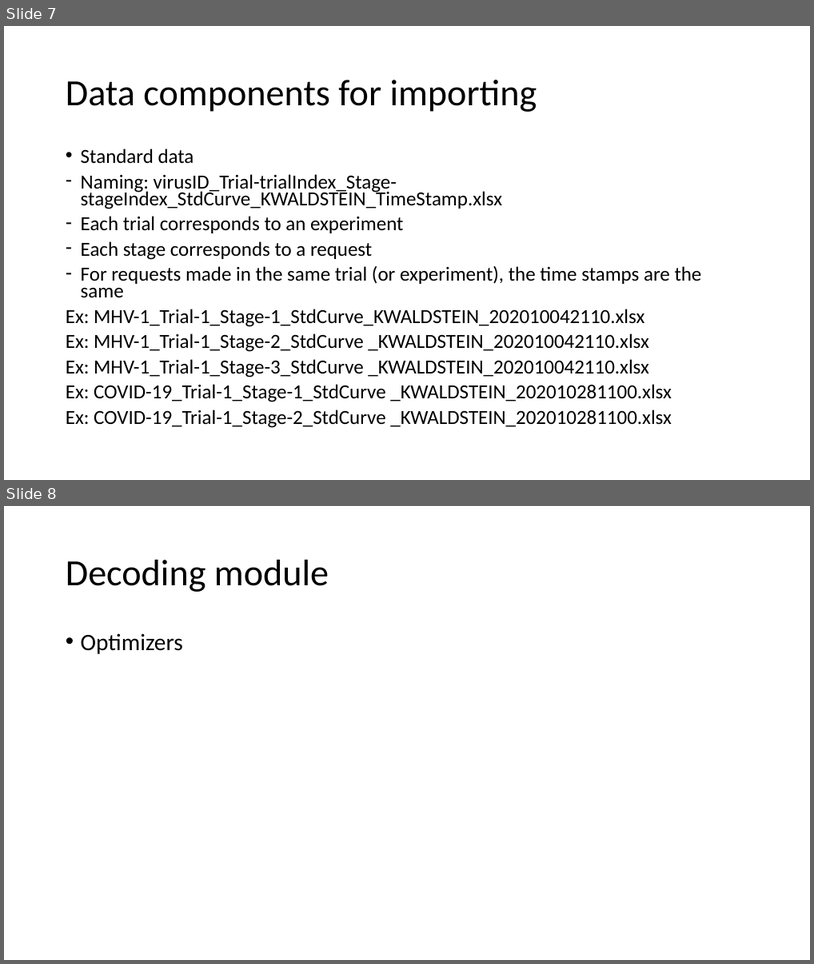
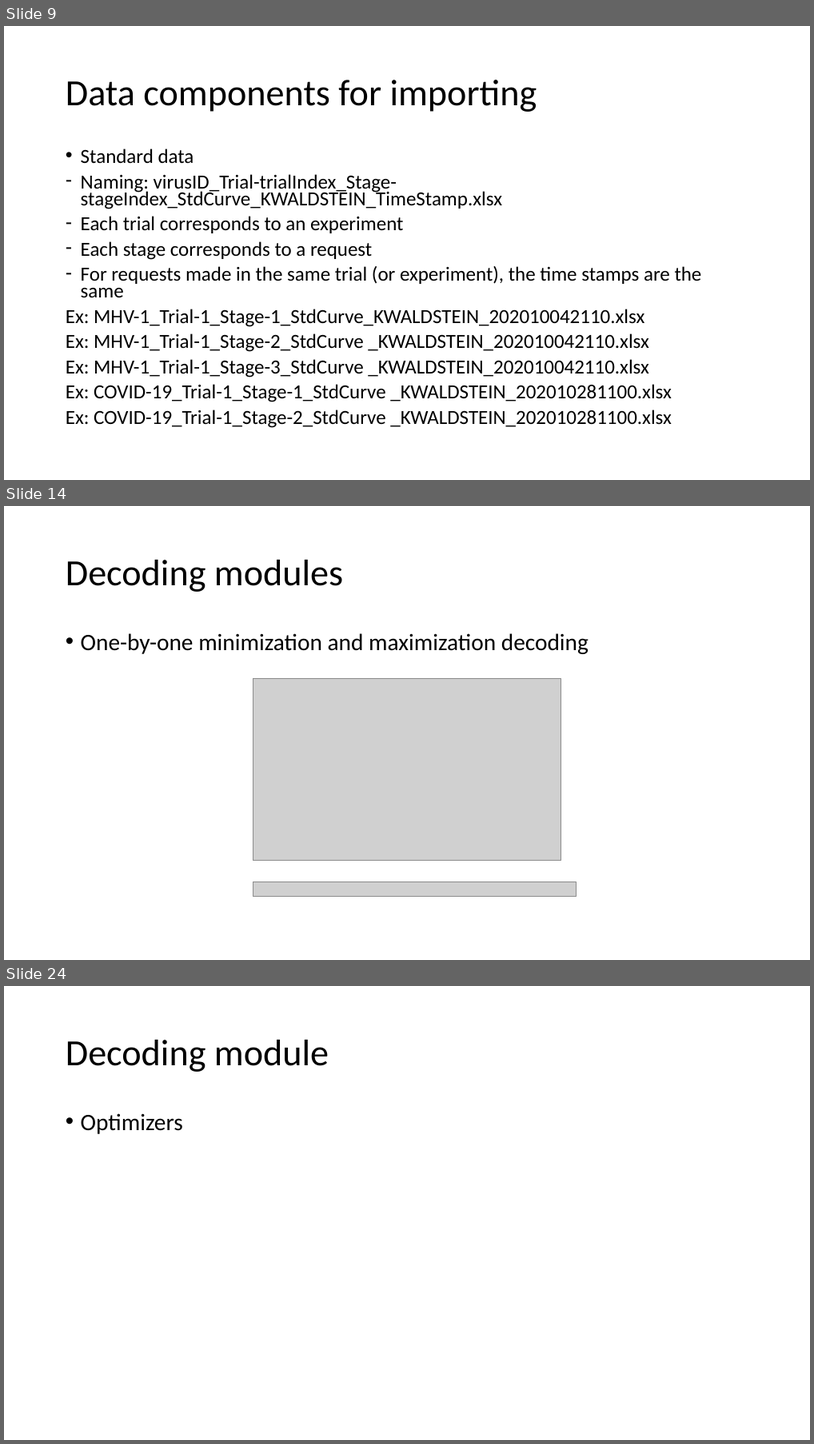
Before and after one commit to JAMES-YI/00_CS_Virus_Testing, a slide deck: 00_System_Architectures_JYI_20201122.pptx. Shown one above the other, each under a label of ours: slides 7 and 8 before the commit, slides 9, 14 and 24 after it; the slides between them are not shown. The pictures are 814x964 and 814x1444 pixels, drawn with LibreOffice and Linux fonts; fonts in the diff are those of the drawing; grey boxes stand for pictures. Boxes give left, top, right and bottom in pixels: in the first picture for what was removed or moved away, otherwise in the second. Text is boxed around its words. In the diff, an @@ line names an element or a change of style, - is before the commit and + after.

```diff
--- a/00_System_Architectures_JYI_20201122.pptx
+++ b/00_System_Architectures_JYI_20201122.pptx
@@ slide 14 added at [4,506,810,960], background #FFFFFF @@
@@ title added at [66,560,343,592], 44 pt, text #000000 @@
+Decoding modules
@@ text added at [81,633,589,654], 28 pt, text #000000 @@
+• One-by-one minimization and maximization decoding
@@ picture added at [254,678,561,860] @@
@@ picture added at [254,881,576,896] @@
@@ what was slide 7 is now slide 9 @@
@@ what was slide 8 is now slide 24 @@
```
Also in this commit, not shown: 15 other slides added, 52 other files.
